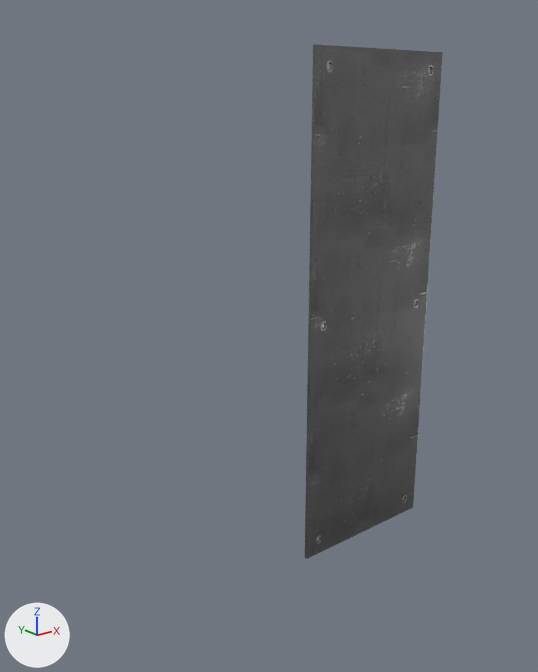
Two versions of the Blender file Blender Files/Plates.blend, one commit apart.
Both versions are drawn from a camera (50 mm lens) standing at (-1.603, -1.508, 0.61) and looking at (-0.412, -0.018, 0.014). Every picture has the same lights, and +X, +Y and +Z are marked at lower left.

Objects in the first picture: 'Plate'.
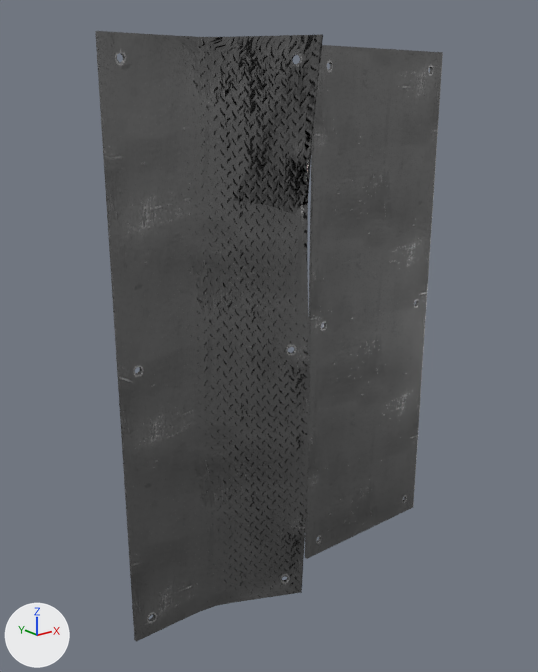
Changed parts and their boxes [x1, y1, x2, y2] in the pictures (538 x 672 px):
'PlateBent', shown: after [95, 31, 323, 642]

What the commit changed:
Object 'PlateBent' (ob_platebent) is now shown.
